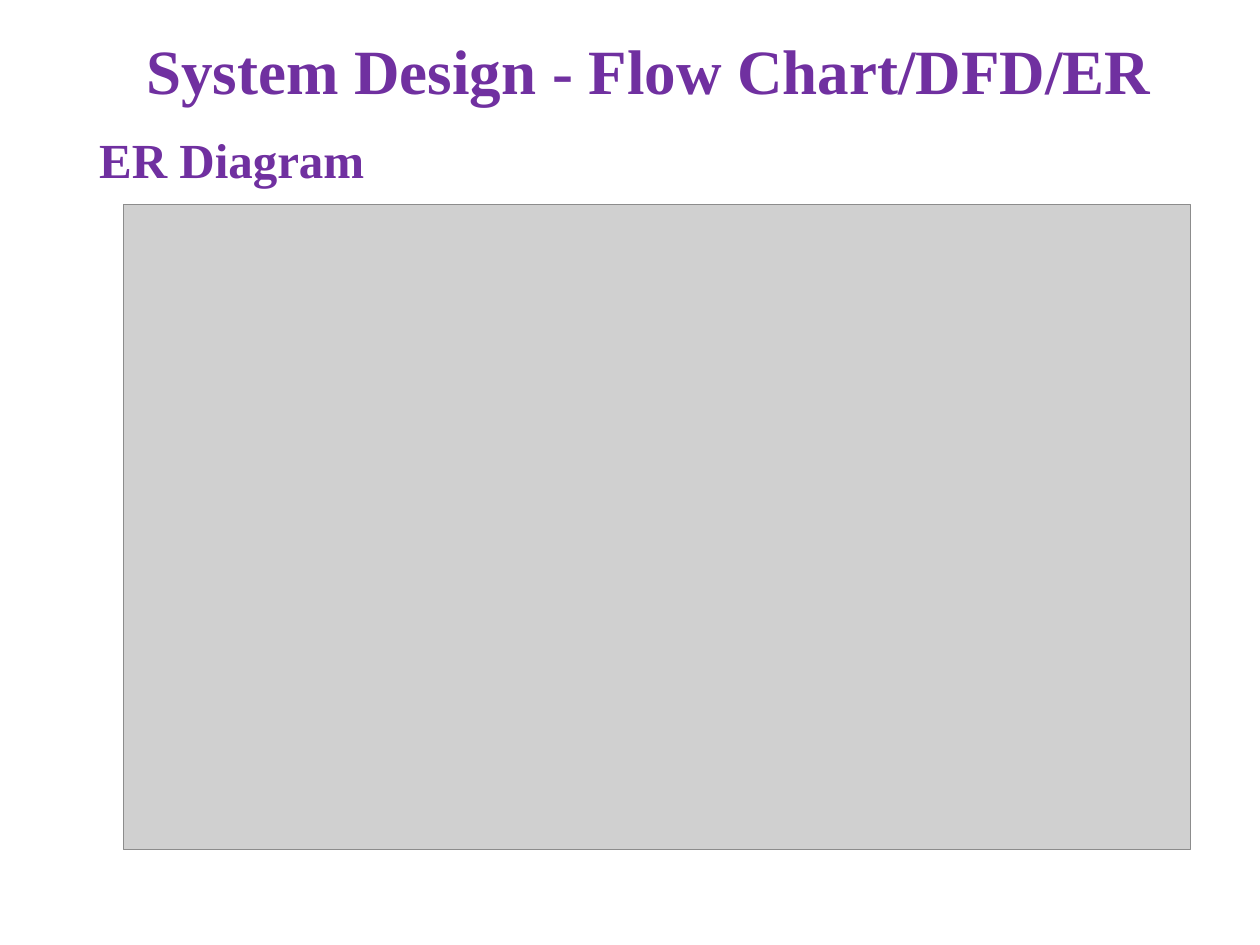
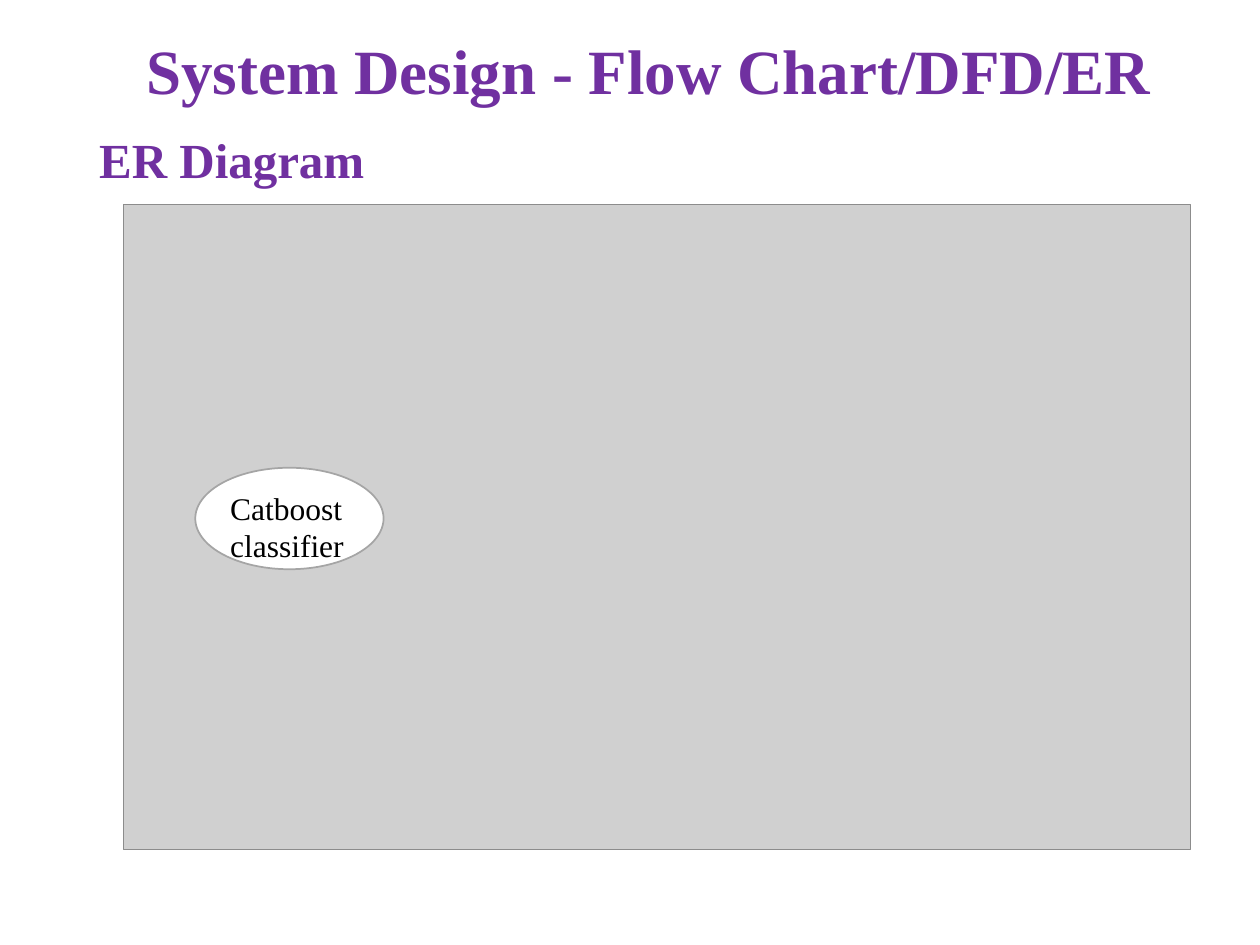
Before and after one commit to thariniabhi/Automated-Depression-Prediction-using-NLP, a slide deck: slide 13 of Documents_batch14/PPT_batch_14.pptx. Drawn at 1260x945 pixels with LibreOffice and Linux fonts; fonts in the diff are those of the drawing; grey boxes stand for pictures. Boxes give left, top, right and bottom in pixels: in the first picture for what was removed or moved away, otherwise in the second. Text is boxed around its words. In the diff, an @@ line names an element or a change of style, - is before the commit and + after.

```diff
--- a/Documents_batch14/PPT_batch_14.pptx
+++ b/Documents_batch14/PPT_batch_14.pptx
@@ ellipse added at [195, 467, 383, 570], fill #FFFFFF, outline #A5A5A5 1 pt @@
@@ text added at [230, 498, 344, 564], 18 pt, text #000000 @@
+Catboost classifier
```
Also in this commit, not shown: 3 other slides changed.
